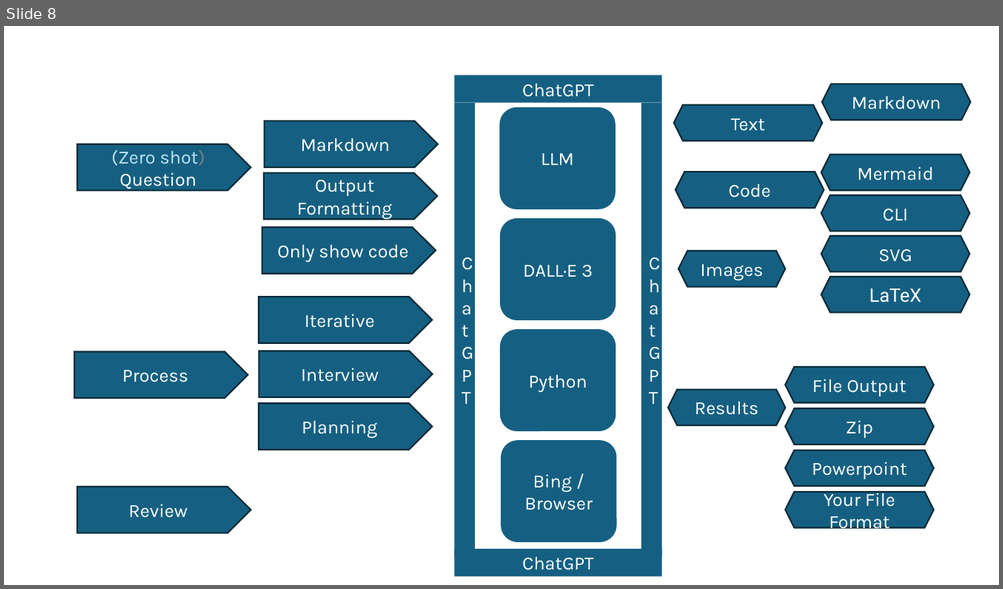
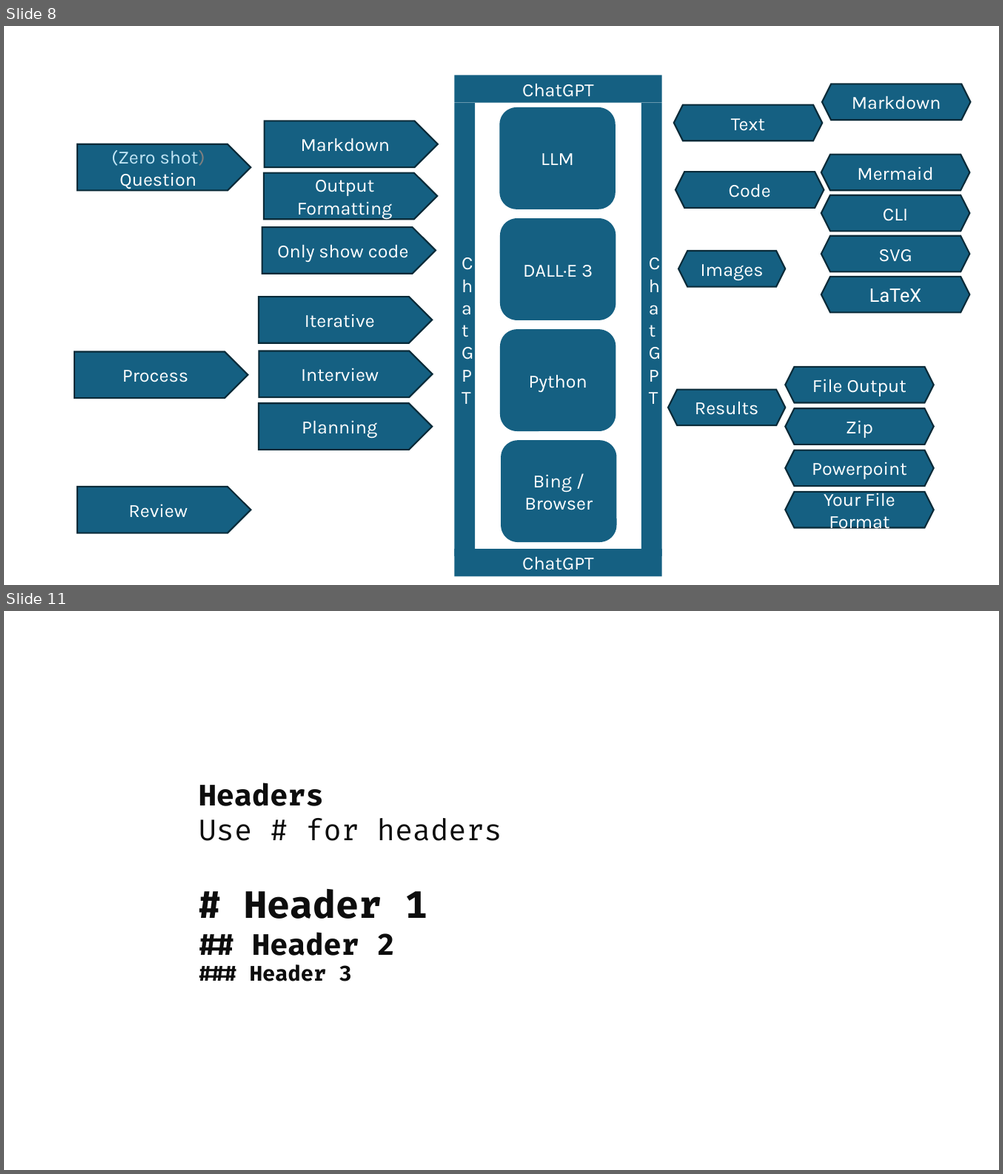
Before and after one commit to isidore/Talks, a slide deck: Slides/ChatGPT_Prompting.pptx. Shown one above the other, each under a label of ours: slide 8 before the commit, slides 8 and 11 after it; the slides between them are not shown. The pictures are 1003x589 and 1003x1174 pixels, drawn with LibreOffice and Linux fonts; fonts in the diff are those of the drawing. Boxes give left, top, right and bottom in pixels: in the first picture for what was removed or moved away, otherwise in the second. Text is boxed around its words. In the diff, an @@ line names an element or a change of style, - is before the commit and + after.

```diff
--- a/Slides/ChatGPT_Prompting.pptx
+++ b/Slides/ChatGPT_Prompting.pptx
@@ slide 11 added at <box>4,611,999,1170</box>, background #FFFFFF @@
@@ text added at <box>199,783,502,982</box>, 28 pt, text #0D0D0D, bold @@
+Headers
+Use # for headers
+# Header 1
+## Header 2
+### Header 3
```
Also in this commit, not shown: 2 slides changed, 6 other slides added.
